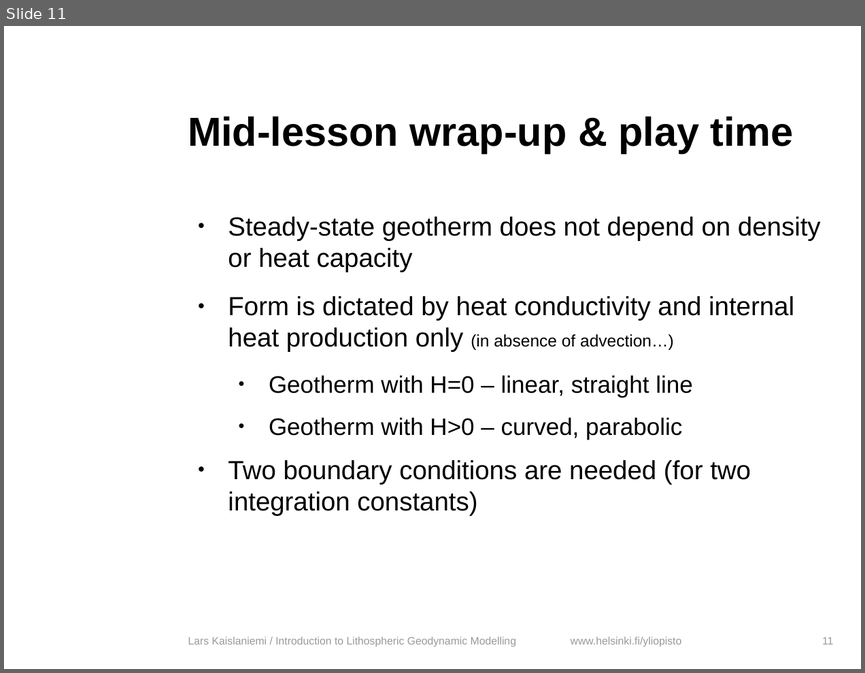
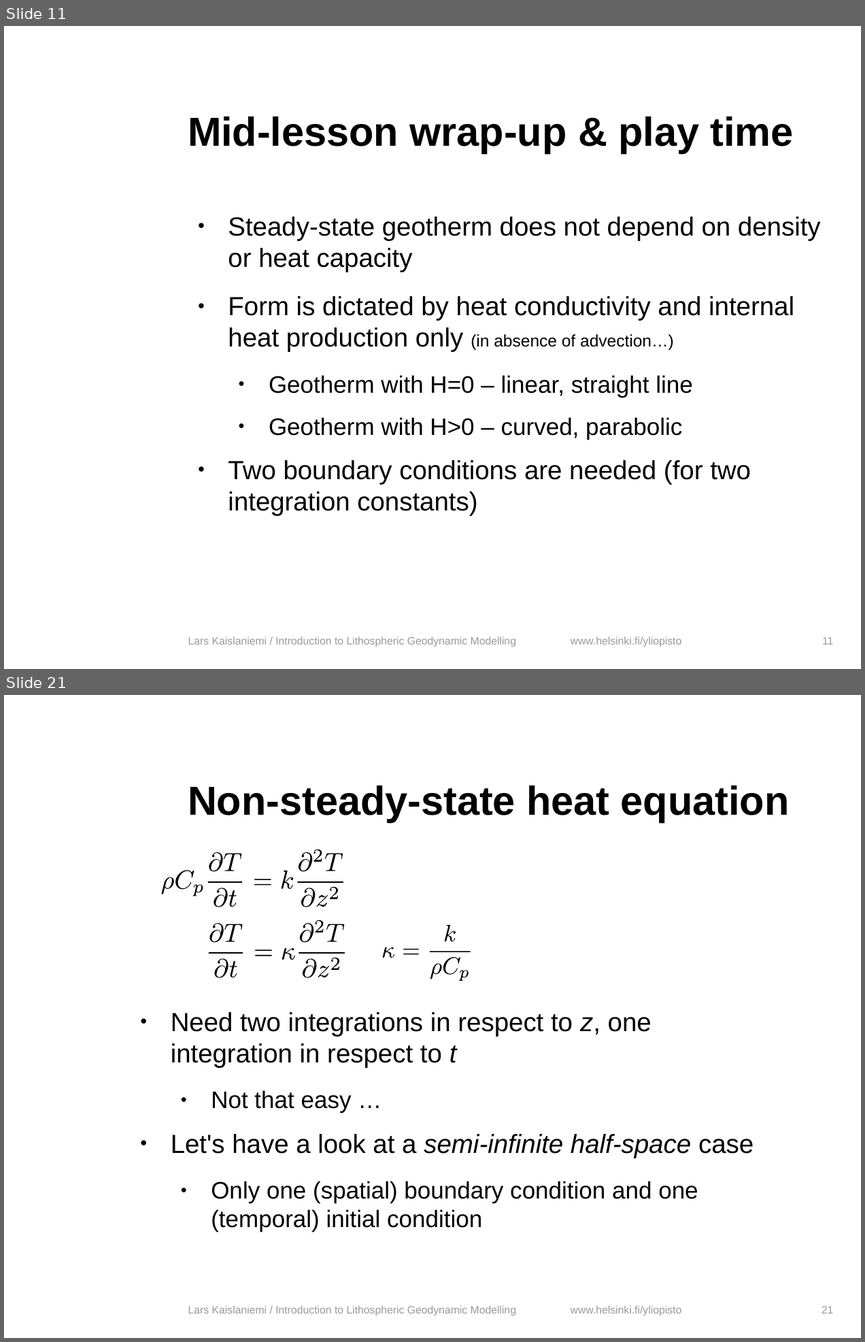
Before and after one commit to HUGG/NGWM2016-modelling-course, a slide deck: Lessons/03-Analytical-solutions-heat-transfer/heat_transfer_analytical.odp. Shown one above the other, each under a label of ours: slide 11 before the commit, slides 11 and 21 after it; the slides between them are not shown. The pictures are 865x673 and 865x1342 pixels, drawn with LibreOffice and Linux fonts; fonts in the diff are those of the drawing; background and template pictures are left out. Boxes give left, top, right and bottom in pixels: in the first picture for what was removed or moved away, otherwise in the second. Text is boxed around its words. In the diff, an @@ line names an element or a change of style, - is before the commit and + after.

```diff
--- a/Lessons/03-Analytical-solutions-heat-transfer/heat_transfer_analytical.odp
+++ b/Lessons/03-Analytical-solutions-heat-transfer/heat_transfer_analytical.odp
@@ slide 21 added at bbox=[4, 695, 861, 1338], background #FFFFFF; not listed: 1 template element that a slide beside it also shows @@
@@ title added at bbox=[188, 785, 789, 821], 34 pt, text #000000, bold @@
+Non-steady-state heat equation
@@ group added at bbox=[162, 849, 343, 907]: 17 freeform shapes @@
@@ group added at bbox=[209, 920, 345, 978]: 15 freeform shapes @@
@@ group added at bbox=[381, 925, 470, 981]: 8 freeform shapes @@
@@ text added at bbox=[171, 1012, 753, 1232], 22 pt, text #000000 @@
+● Need two integrations in respect to z, one integration in respect to t
+  ● Not that easy …
+● Let's have a look at a semi-infinite half-space case
+  ● Only one (spatial) boundary condition and one (temporal) initial condition
@@ text added at bbox=[188, 1305, 516, 1315], 9 pt, text #999999 @@
+Lars Kaislaniemi / Introduction to Lithospheric Geodynamic Modelling
@@ page number added at bbox=[821, 1306, 834, 1313], 9 pt, text #999999 @@
+21
```
Also in this commit, not shown: 11 slides changed, 6 other slides added, 3 other files.
